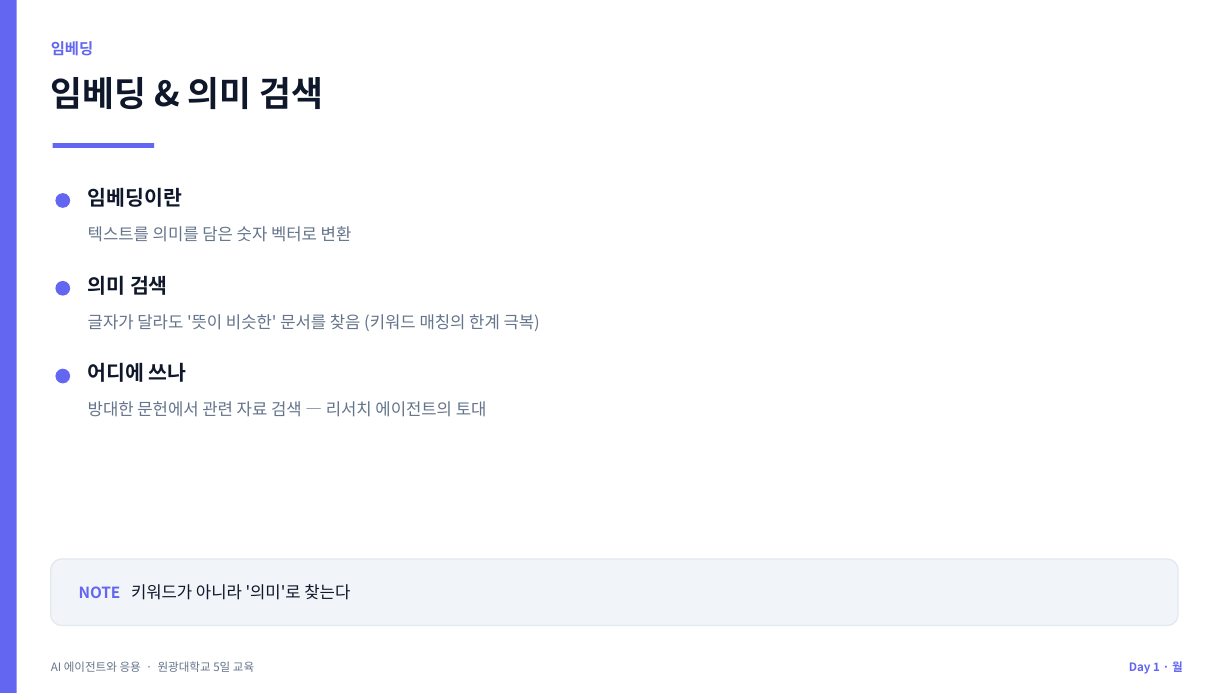
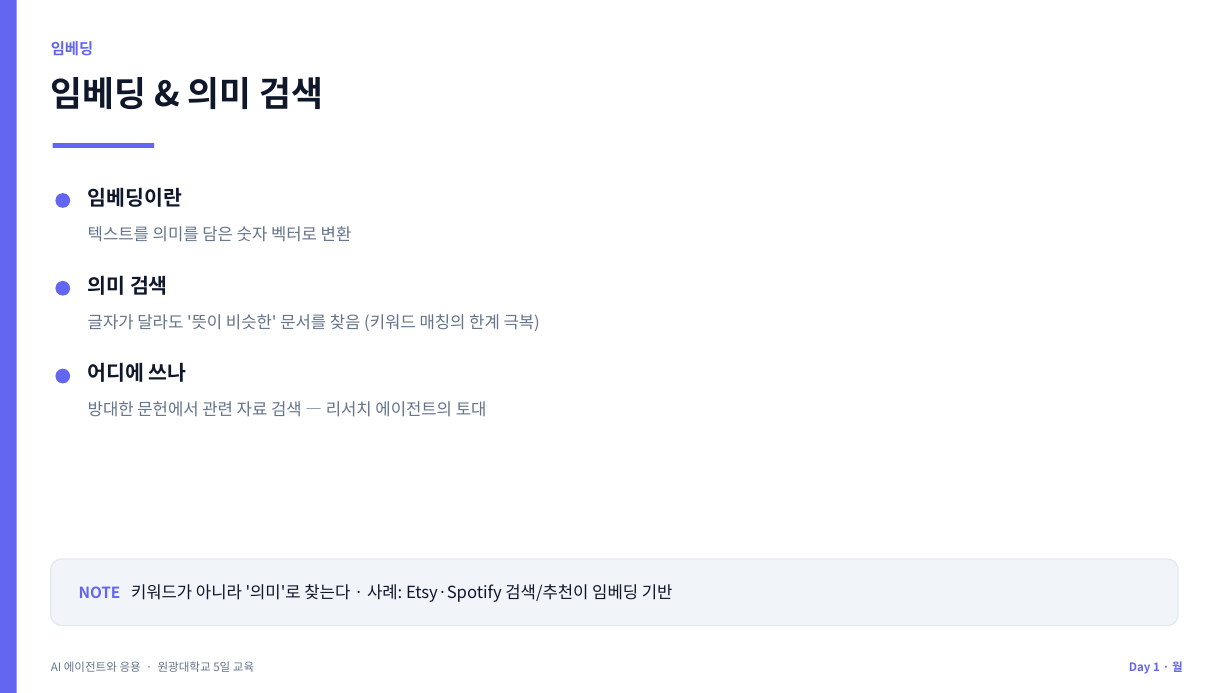
Before and after one commit to jyshin-22/wku-ai-agent-program, a slide deck: slide 11 of slides/day1.pptx. Drawn at 1232x693 pixels with LibreOffice and Linux fonts; fonts in the diff are those of the drawing. Boxes give left, top, right and bottom in pixels: in the first picture for what was removed or moved away, otherwise in the second. Text is boxed around its words. In the diff, an @@ line names an element or a change of style, - is before the commit and + after.

```diff
--- a/slides/day1.pptx
+++ b/slides/day1.pptx
@@ text at bbox=[79, 584, 673, 602]: text changed @@
-NOTE 키워드가 아니라 '의미'로 찾는다
+NOTE 키워드가 아니라 '의미'로 찾는다 · 사례: Etsy·Spotify 검색/추천이 임베딩 기반
```
Also in this commit, not shown: 7 other slides changed, 10 other files.
